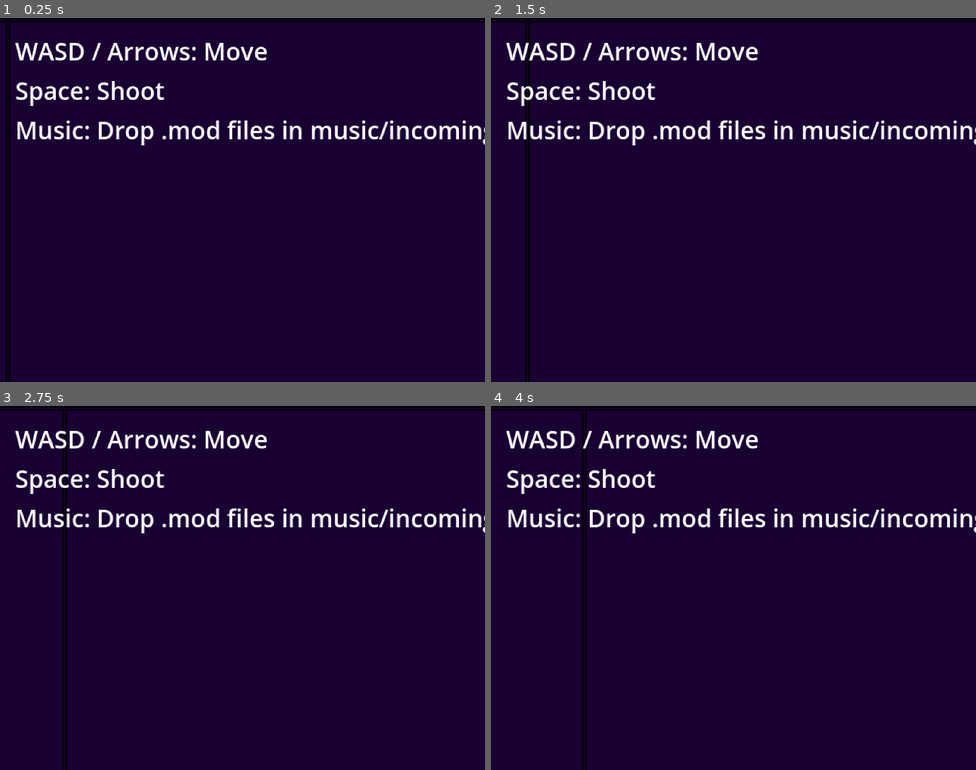
Above: before the commit, frames 1-4 (two rows, left to right).
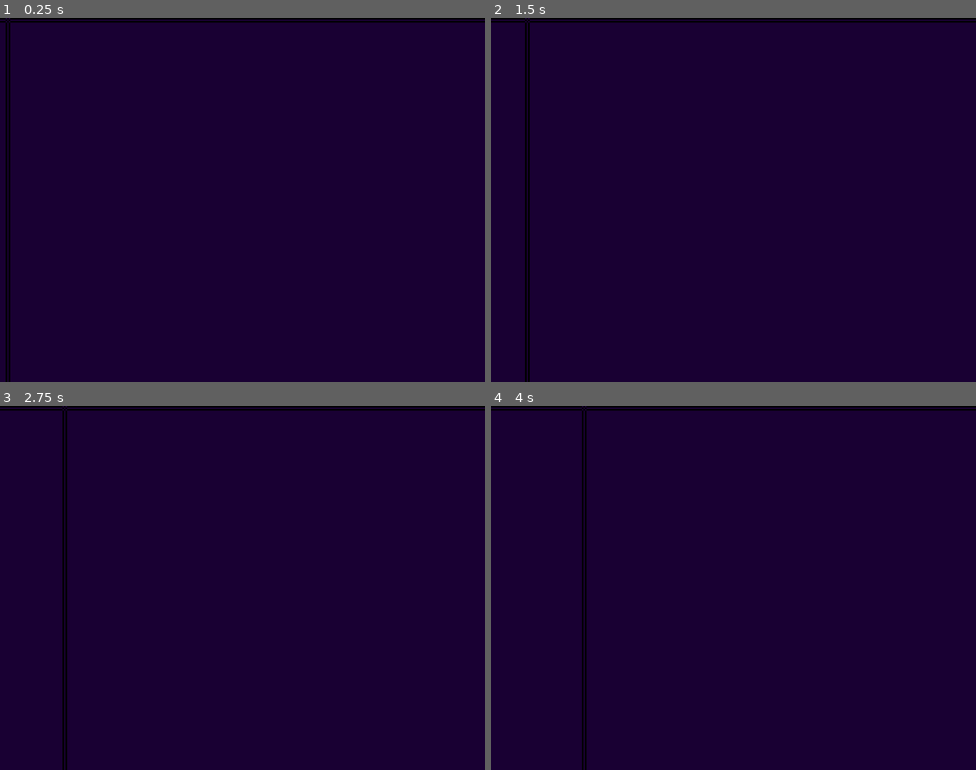
Above: after the commit, the same moments.

Repository: chaossource/menace-reverse-engineering
Game: Godot game, scene res://scenes/main.tscn
Two runs of this game, one before a commit and one after it. Both use one fixed random seed, a clock stepped at 60 frames per second and the inputs below.
Inputs:
- Up to frame 1 (0.25 s): no input
- Up to frame 2 (1.5 s): hold D (move_right) 0.53-1.28 s; hold Space (shoot) 0.53-1.28 s; tap Enter at 1.25 s; hold S (move_down) from 1.28 s (still down); tap Space (shoot) at 1.35 s
- Up to frame 3 (2.75 s): release S (move_down) at 2.03 s; hold D (move_right) from 2.03 s (still down); hold Space (shoot) from 2.03 s (still down)
- Up to frame 4 (4 s): release D (move_right) at 2.78 s; release Space (shoot) at 2.78 s; hold W (move_up) 2.78-3.53 s; tap Space (shoot) at 2.85, 3.5 s; hold A (move_left) from 3.53 s (still down); hold Space (shoot) from 3.53 s (still down)

The runs differ from the first frame. In frame 1, 3.7% of the frame differs, in the area x 3-100%, y 6-35%; in frame 2, 3.7%; in frame 3, 3.7%; in frame 4, 3.7%.

Commit message:
Extract all 3 David Whittaker subsongs from menace.dw
- Added menace_sub0.ogg (4m:27s) - Main/Title theme
- Added menace_sub1.ogg (3m:20s) - In-game music
- Added menace_sub2.ogg (2m:31s) - Boss battle/Game Over theme
- Updated MUSIC_CONVERSION_NOTE.md with subsong details
- Created MUSIC_TRACKS.md with track guide for developers
- Updated README.md to reflect all 3 tracks are included
- Enhanced convert_mod_to_ogg.sh to support subsong extraction
- Updated main.tscn with all three AudioStreamPlayer nodes
- Main scene now plays title theme (subsong 0) by default

Co-authored-by: samuel.shaw <samuel.shaw@gmail.com>

Diff:
--- a/menace-re/godot/scenes/main.tscn
+++ b/menace-re/godot/scenes/main.tscn
@@ -3,6 +3,9 @@
 [ext_resource type="PackedScene" uid="uid://cw8ry7n6pgxwc" path="res://scenes/player.tscn" id="1_player_scene"]
 [ext_resource type="Script" path="res://scripts/main.gd" id="1_main"]
 [ext_resource type="AudioStream" uid="uid://dkme7fj2u5cw3" path="res://music/menace.ogg" id="3_music"]
+[ext_resource type="AudioStream" path="res://music/menace_sub0.ogg" id="4_music_title"]
+[ext_resource type="AudioStream" path="res://music/menace_sub1.ogg" id="5_music_ingame"]
+[ext_resource type="AudioStream" path="res://music/menace_sub2.ogg" id="6_music_boss"]
 
 [sub_resource type="PlaceholderTexture2D" id="PlaceholderTexture2D_stars"]
 size = Vector2(320, 240)
@@ -29,8 +32,17 @@
 autostart = true
 
 [node name="MusicPlayer" type="AudioStreamPlayer" parent="."]
-stream = ExtResource("3_music")
+stream = ExtResource("4_music_title")
 autoplay = true
+
+[node name="MusicTitle" type="AudioStreamPlayer" parent="."]
+stream = ExtResource("4_music_title")
+
+[node name="MusicIngame" type="AudioStreamPlayer" parent="."]
+stream = ExtResource("5_music_ingame")
+
+[node name="MusicBoss" type="AudioStreamPlayer" parent="."]
+stream = ExtResource("6_music_boss")]
 
 [node name="CanvasLayer" type="CanvasLayer" parent="."]
 
@@ -41,6 +53,6 @@
 offset_bottom = 60.0
 text = "WASD / Arrows: Move
 Space: Shoot
-Music: Drop .mod files in music/incoming/ and run conversion script"
+Music: David Whittaker Main Theme (1988)"
 
 [connection signal="timeout" from="SpawnTimer" to="." method="_on_spawn_timer_timeout"]
Not shown, changed: menace-re/godot/MUSIC_CONVERSION_NOTE.md
Not shown, added: menace-re/godot/MUSIC_TRACKS.md
Not shown, changed: menace-re/godot/README.md
Not shown, changed: menace-re/godot/convert_mod_to_ogg.sh
Not shown, added: menace-re/godot/music/menace_sub0.ogg
Not shown, added: menace-re/godot/music/menace_sub1.ogg
Not shown, added: menace-re/godot/music/menace_sub2.ogg
